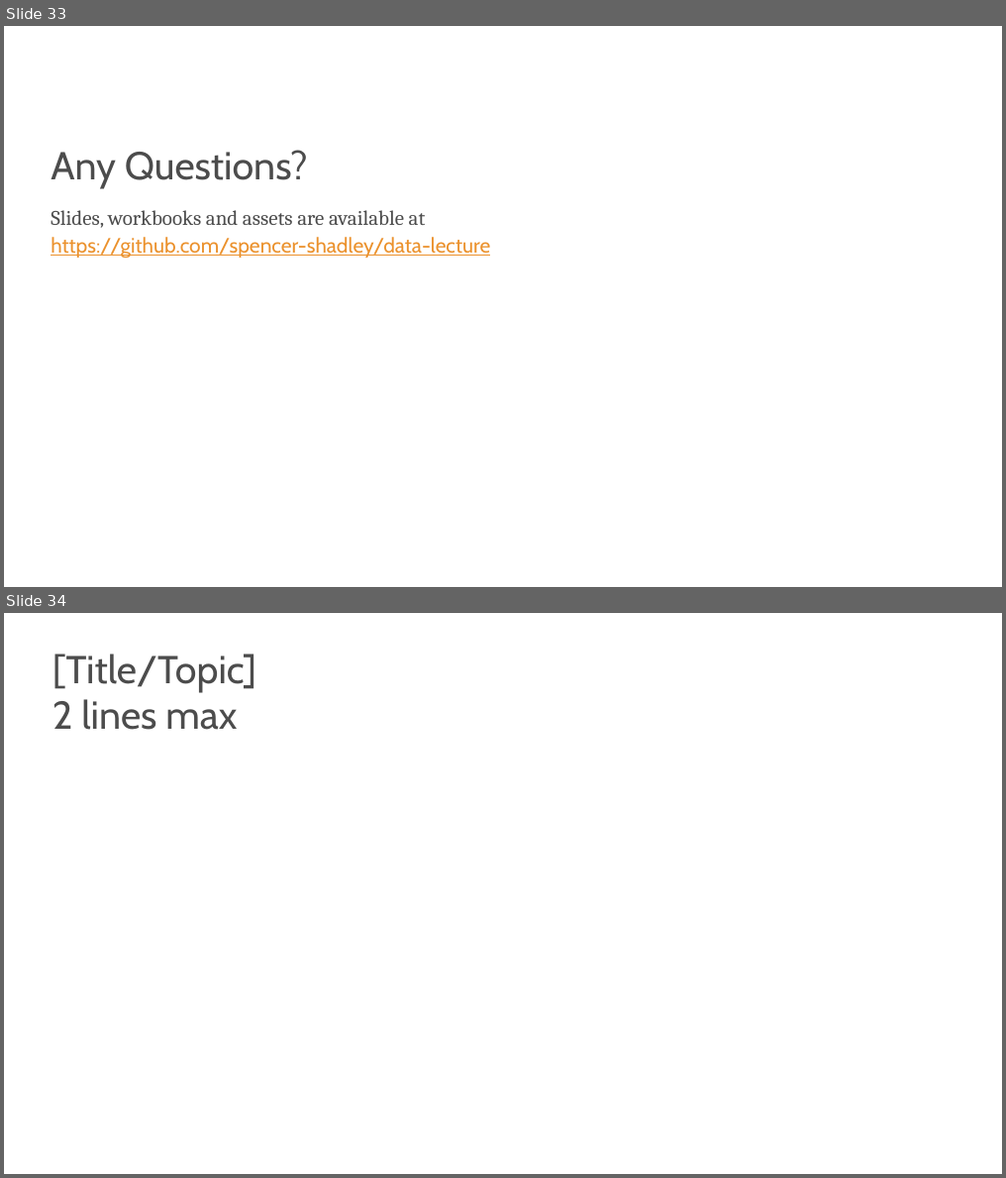
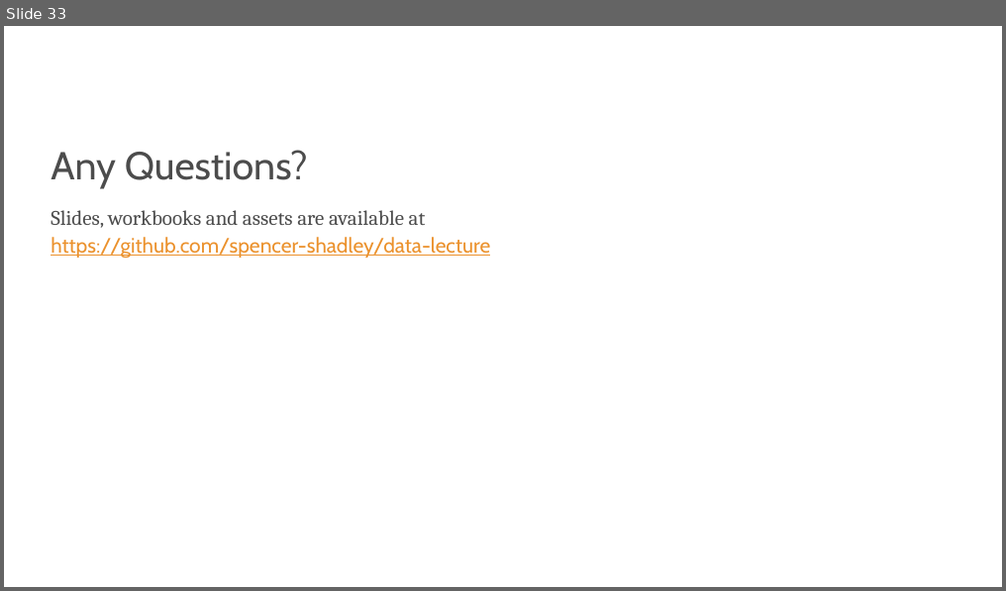
Before and after one commit to s-kyle-reed/data-lecture, a slide deck: lecture.pptx. Shown one above the other, each under a label of ours: slides 33 and 34 before the commit, slide 33 after it. The pictures are 1006x1178 and 1006x591 pixels, drawn with LibreOffice and Linux fonts; fonts in the diff are those of the drawing; background and template pictures are left out. Boxes give left, top, right and bottom in pixels: in the first picture for what was removed or moved away, otherwise in the second. Text is boxed around its words. In the diff, an @@ line names an element or a change of style, - is before the commit and + after.

```diff
--- a/lecture.pptx
+++ b/lecture.pptx
@@ slide 34 removed at box(4, 613, 1002, 1174), background #FFFFFF @@
@@ text removed at box(53, 654, 256, 730) @@
-[Title/Topic]
-2 lines max
```
Also in this commit, not shown: 23 other slides removed.
